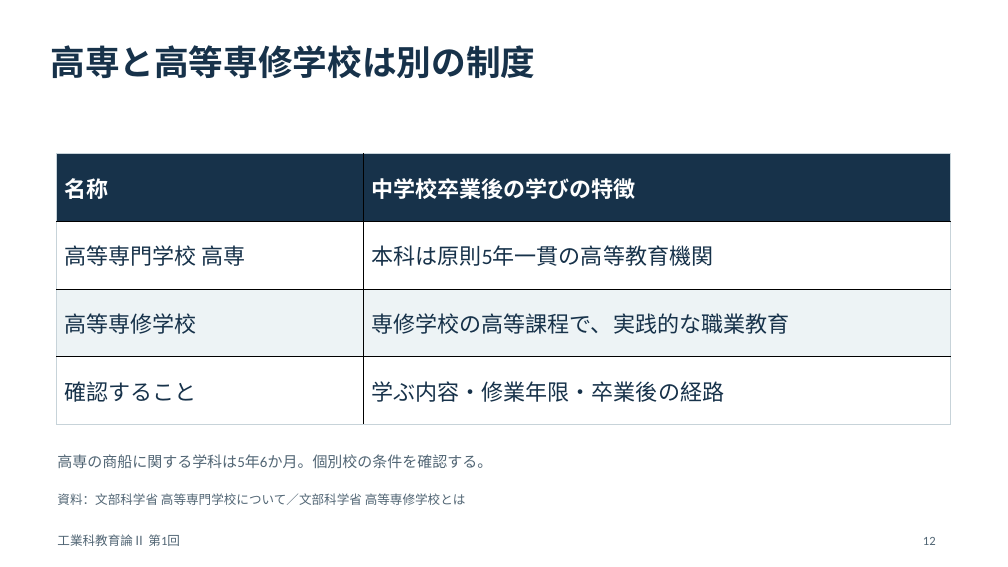
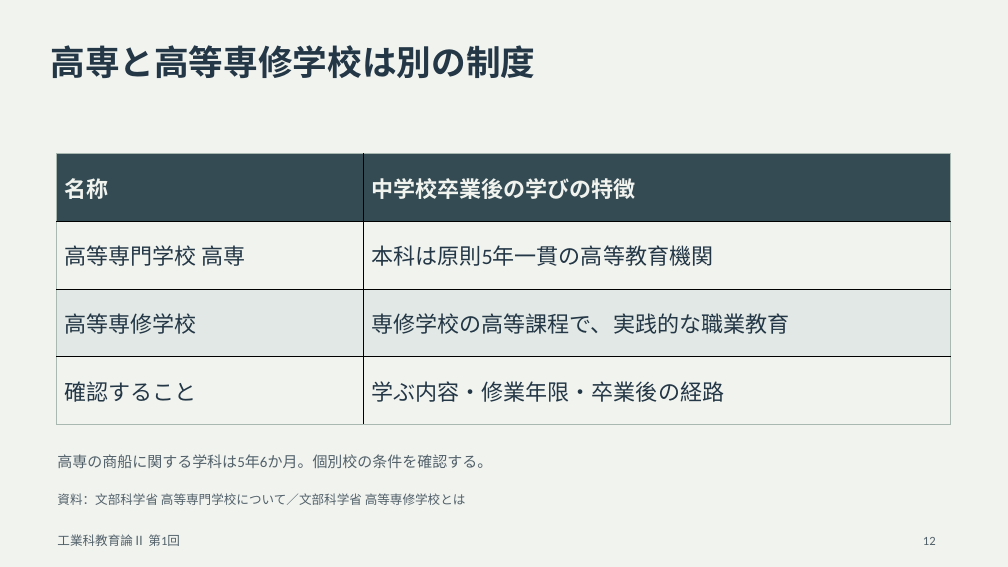
Before and after one commit to zooc-14calbp/industrial-education-ii, a slide deck: slide 12 of lessons/01/slides.pptx. Drawn at 1008x567 pixels with LibreOffice and Linux fonts; fonts in the diff are those of the drawing. Boxes give left, top, right and bottom in pixels: in the first picture for what was removed or moved away, otherwise in the second. Text is boxed around its words. In the diff, an @@ line names an element or a change of style, - is before the commit and + after.

Commit message:
Adjust slides and video colors for extended viewing

```diff
--- a/lessons/01/slides.pptx
+++ b/lessons/01/slides.pptx
@@ background #FFFFFF to #F1F3EF @@
@@ text "高専と高等専修学校は別の制度" at <box>50,45,535,78</box>: text colour #17324A to #243746 @@
@@ table at <box>57,154,951,424</box> @@
@@ fill #17324A to #344B53 in row 1 @@
@@ fill #FFFFFF to #F1F3EF in 4 cells @@
@@ fill #EDF3F5 to #E2E8E5 in row 3 @@
@@ text colour #FFFFFF to #F1F3EF in "名称", "中学校卒業後の学びの特徴" @@
@@ text colour #17324A to #243746 in "高等専門学校 高専", "本科は原則5年一貫の高等教育機関", "高等専修学校", "専修学校の高等課程で、実践的な職業教育" and 2 more places @@
@@ borders changed @@
@@ text colour #526675 to #52616A in 4 elements at <box>57,493,466,505</box>, <box>57,454,492,468</box>, <box>57,534,180,546</box>, <box>923,537,936,545</box> @@
```
Also in this commit, not shown: 31 other slides changed, 54 other files.
